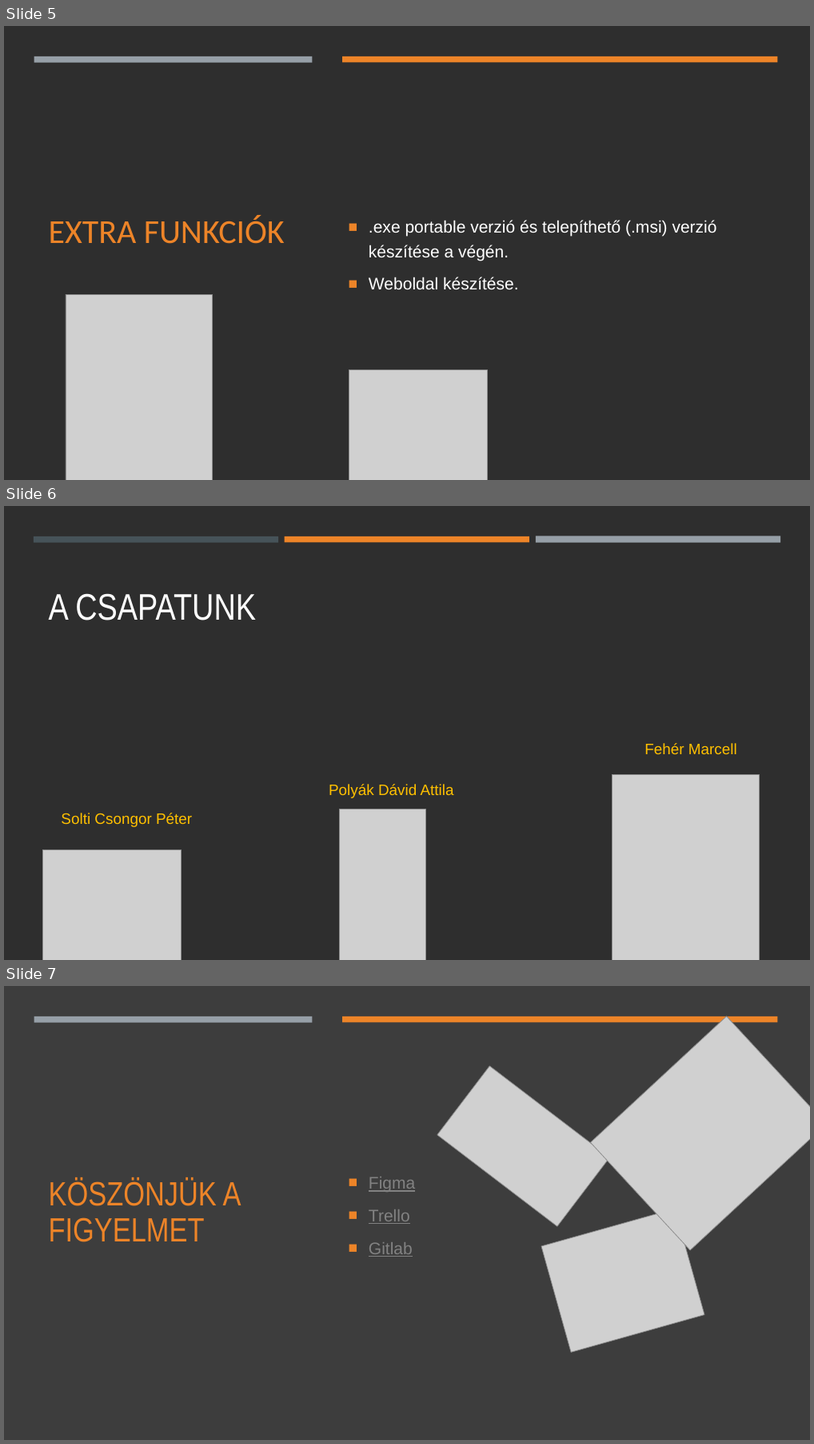
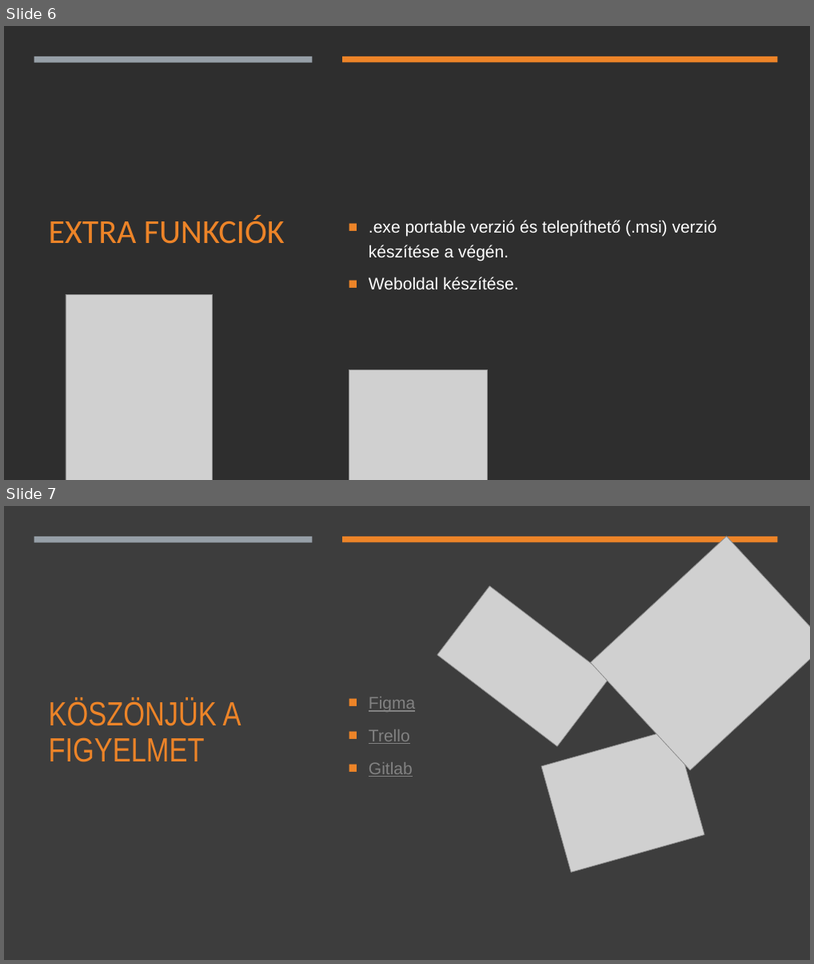
Before and after one commit to CsPS0/Neumann-Survival-Week, a slide deck: DOCS/Bemutato.pptx. Shown one above the other, each under a label of ours: slides 5, 6 and 7 before the commit, slides 6 and 7 after it. The pictures are 814x1444 and 814x964 pixels, drawn with LibreOffice and Linux fonts; fonts in the diff are those of the drawing; grey boxes stand for pictures; background and template pictures are left out. Boxes give left, top, right and bottom in pixels: in the first picture for what was removed or moved away, otherwise in the second. Text is boxed around its words. In the diff, an @@ line names an element or a change of style, - is before the commit and + after.

```diff
--- a/DOCS/Bemutato.pptx
+++ b/DOCS/Bemutato.pptx
@@ slide 6 removed at <box>4,506,810,960</box>, background #2E2E2E @@
@@ rectangle removed at <box>34,536,278,542</box> @@
@@ rectangle removed at <box>285,536,530,542</box> @@
@@ rectangle removed at <box>536,536,781,543</box> @@
@@ title removed at <box>49,593,256,620</box> @@
-A CSAPATUNK
@@ text removed at <box>645,743,738,754</box> @@
-Fehér Marcell
@@ text removed at <box>329,784,454,798</box> @@
-Polyák Dávid Attila
@@ picture removed at <box>613,774,759,960</box> @@
@@ text removed at <box>61,812,192,827</box> @@
-Solti Csongor Péter
@@ picture removed at <box>339,808,426,960</box> @@
@@ picture removed at <box>42,850,182,960</box> @@
@@ what was slide 5 is now slide 6 @@
```
Also in this commit, not shown: 1 slide changed, 1 slide added, 2 other files.
